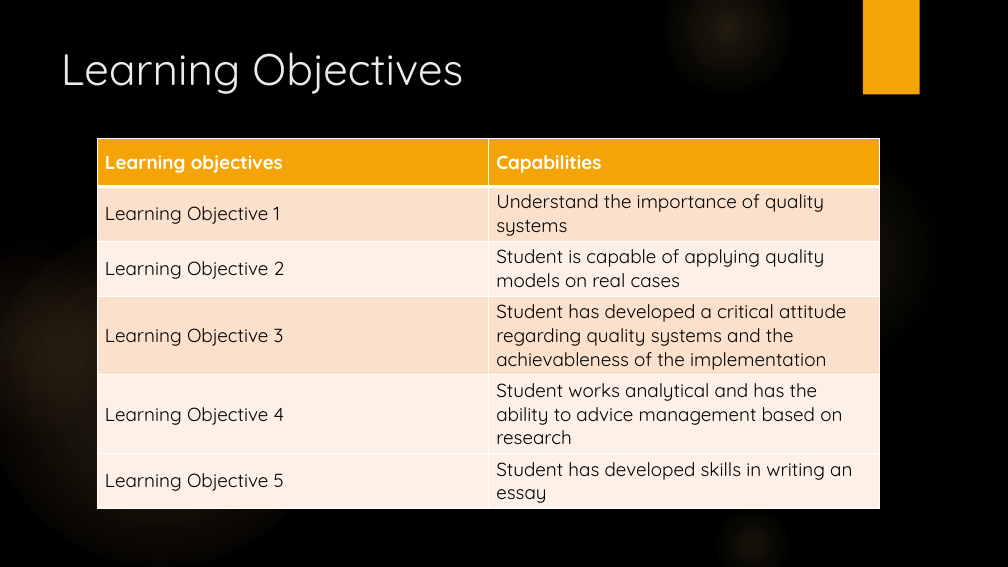
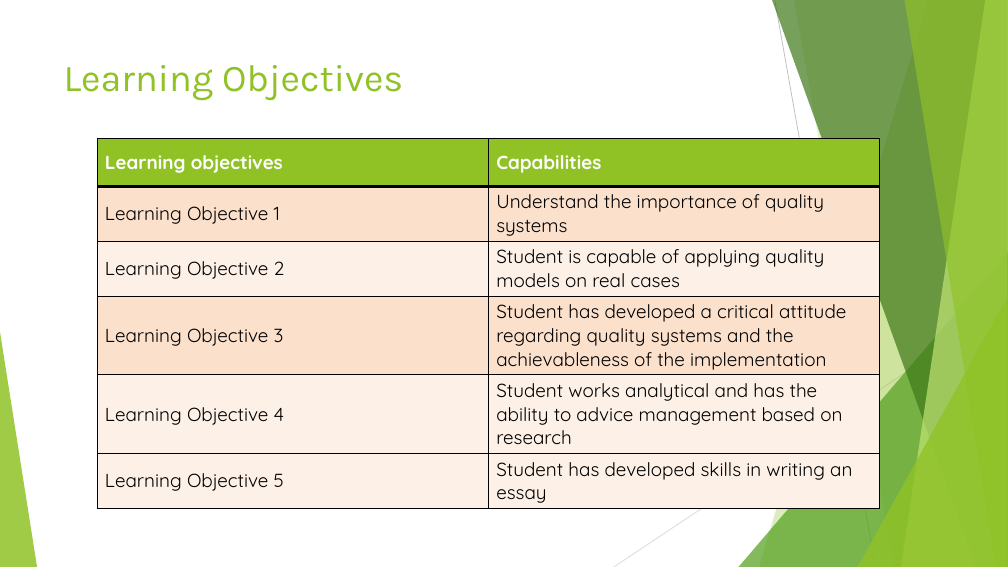
Before and after one commit to sd110/QP, a slide deck: slide 3 of QP Week 1.pptx. Drawn at 1008x567 pixels with LibreOffice and Linux fonts; fonts in the diff are those of the drawing; background and template pictures are left out. Boxes give left, top, right and bottom in pixels: in the first picture for what was removed or moved away, otherwise in the second. Text is boxed around its words. In the diff, an @@ line names an element or a change of style, - is before the commit and + after.

```diff
--- a/QP Week 1.pptx
+++ b/QP Week 1.pptx
@@ background picture (left out) to #FFFFFF @@
@@ ellipse removed at (662,0,794,95) @@
@@ rectangle removed at (863,0,920,95) @@
@@ title "Learning Objectives": place and size @@
-title "Learning Objectives" at (61,52,463,94)
+title "Learning Objectives" at (64,65,403,101)
@@ title "Learning Objectives" at (64,65,403,101): size 42 to 36 pt, font Quicksand to Karla, text colour #EBEBEB to #90C226 @@
@@ table at (98,138,880,519) @@
@@ fill #F5A408 to #90C226 in row 1 @@
@@ borders changed @@
@@ ellipse removed at (712,138,944,371) @@
@@ ellipse removed at (0,221,333,567) @@
@@ ellipse removed at (0,240,126,435) @@
@@ group added at (0,0,1008,567): 5 freeform shapes, 3 triangles, 2 lines @@
@@ ellipse removed at (712,504,793,567) @@
```
Also in this commit, not shown: 13 other slides changed, 1 other file.
